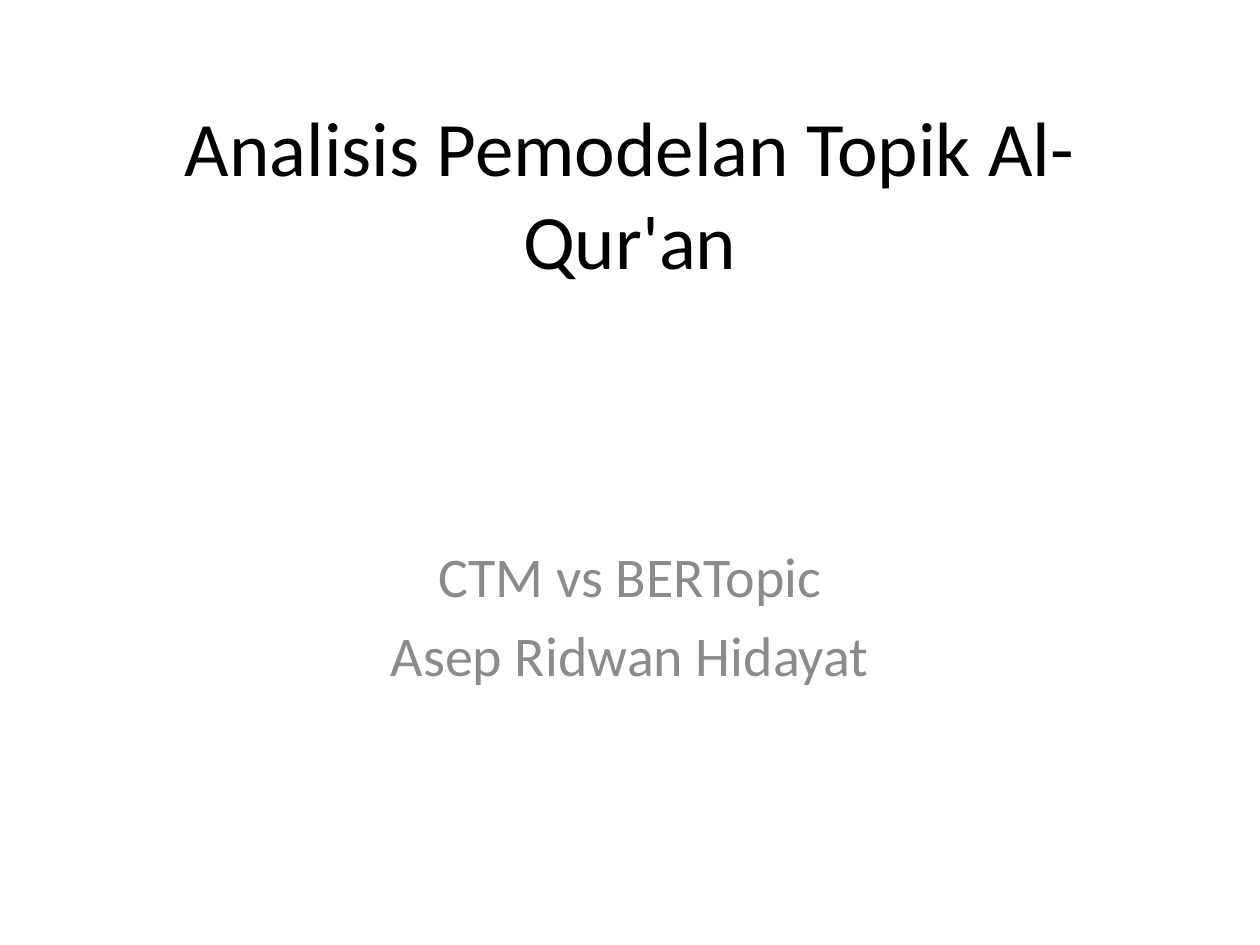
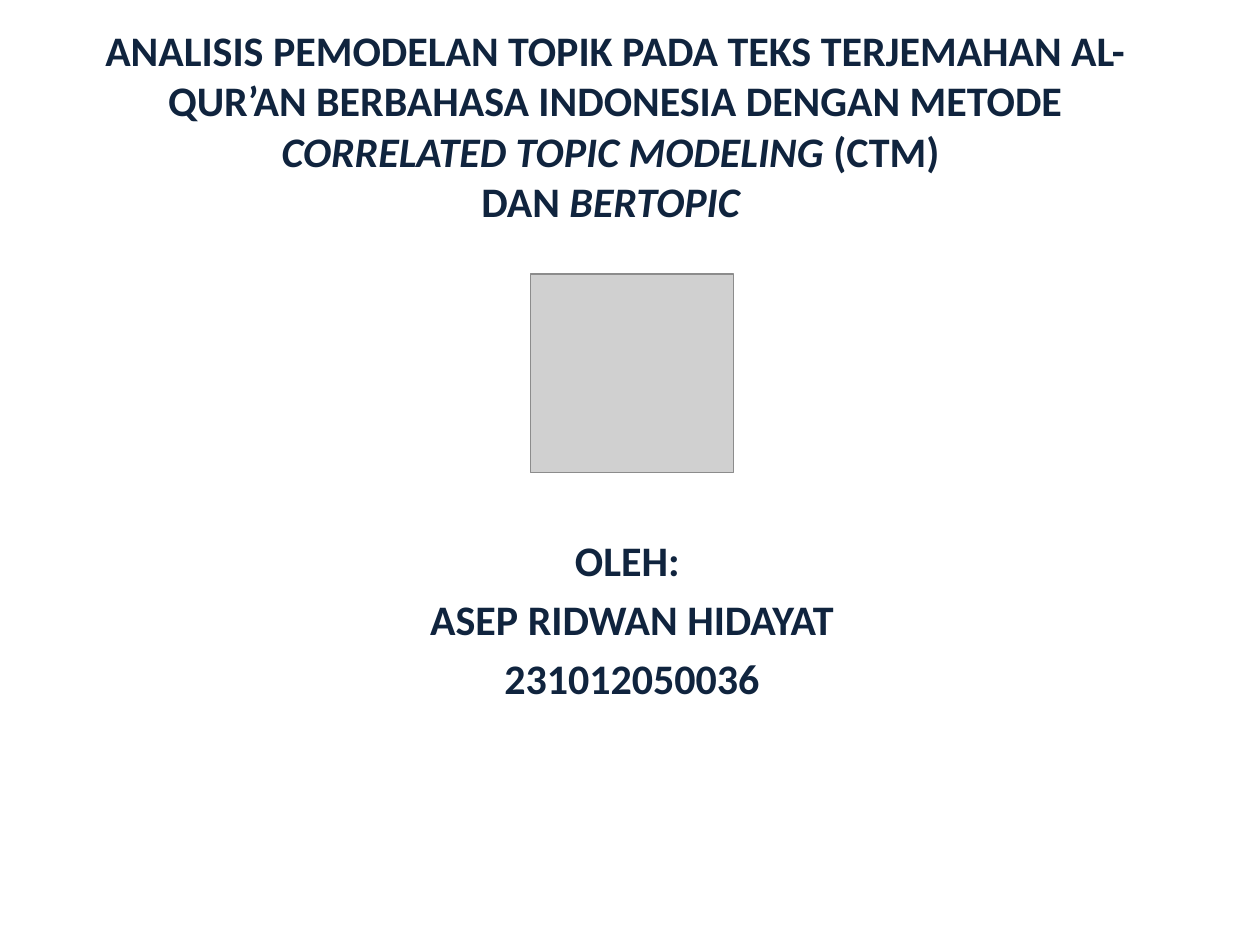
Before and after one commit to ridwan-bvk/karya-ilmiah-master, a slide deck: slide 1 of presentasi_tesis_upgrade.pptx. Drawn at 1260x945 pixels with LibreOffice and Linux fonts; fonts in the diff are those of the drawing; grey boxes stand for pictures; background and template pictures are left out. Boxes give left, top, right and bottom in pixels: in the first picture for what was removed or moved away, otherwise in the second. Text is boxed around its words. In the diff, an @@ line names an element or a change of style, - is before the commit and + after.

```diff
--- a/presentasi_tesis_upgrade.pptx
+++ b/presentasi_tesis_upgrade.pptx
@@ title at bbox=[105, 38, 1124, 218]: text changed; size 44 to 24 pt; text colour #000000 to #0F243E; bold on @@
-Analisis Pemodelan Topik Al-Qur'an
+ANALISIS PEMODELAN TOPIK PADA TEKS TERJEMAHAN AL-QUR’AN BERBAHASA INDONESIA DENGAN METODE CORRELATED TOPIC MODELING (CTM)
+DAN BERTOPIC
@@ picture added at bbox=[530, 273, 733, 472] @@
@@ subtitle at bbox=[430, 548, 833, 695]: text changed; size 32 to 24 pt; text colour #8C8C8C to #0F243E; bold on @@
-CTM vs BERTopic
-Asep Ridwan Hidayat
+OLEH:
+ASEP RIDWAN HIDAYAT
+231012050036
```
Also in this commit, not shown: 1 other slide changed, 4 other files.
